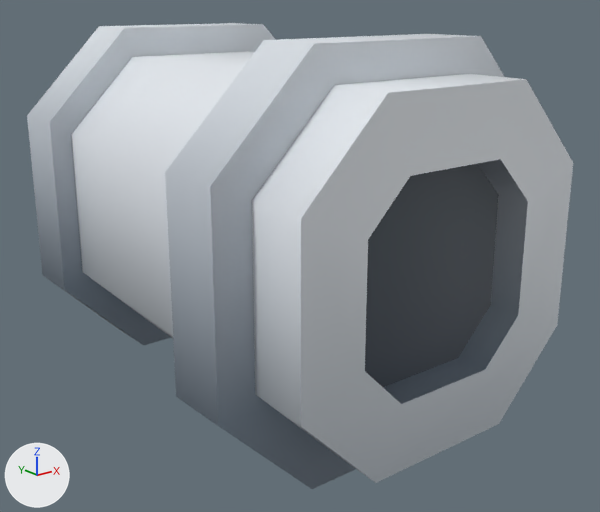
The glTF model client/public/assets/kenney-station/container-flat-open.glb, before and after one commit.
Both versions are drawn from a camera (50 mm lens) standing at (-0.792, -1.126, 0.654) and looking at (0.084, -0.031, 0.216). Lighting does not change. The marker at lower left points along +X, +Y and +Z. The picture after the commit comes second. Where no turn or scale is listed for an object, it has been applied to the vertices. Vertices at exactly the same position are counted once.

The scene before the commit, as lines of its bpy script (objects in view):
```python
me_container_flat_open = bpy.data.meshes.new('container-flat-open')
me_container_flat_open.from_pydata(...)  # 72 vertices, 132 faces; spans x -0.33..0.33, y -0.495..0.495, z -0.3..0.3
me_container_flat_open.materials.append(mat_defaultmaterial)
ob_container_flat_open = bpy.data.objects.new('container-flat-open', me_container_flat_open)
ob_container_flat_open.location = (0.03, 0.045, 0.3)
```
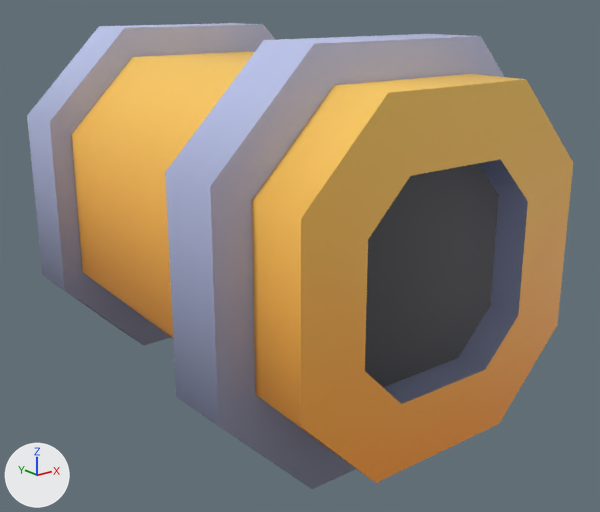
The edits, one by one:
me_container_flat_open has 72 vertices, 132 faces and spans x -0.33..0.33, y -0.495..0.495, z -0.3..0.3.
me_container_flat_open is used by ob_container_flat_open; location (0.03, 0.045, 0.3).
me_container_flat_open part 1: 27 faces centred in x -0.24..0.26, y -0.495..0.495, z 0.033..0.25 are repainted in the vertex colours; the middle colour goes from white #e2e7ed to orange #ffc255.
me_container_flat_open part 2: 27 faces centred in x -0.26..0.263, y -0.495..0.495, z -0.25..-0.028 are repainted in the vertex colours; the middle colour goes from light grey #c5ccd3 to orange #ffa940.
me_container_flat_open part 3: 28 faces centred in x -0.28..0.28, y -0.479..0.295, z -0.3..0.128 are repainted in the vertex colours; the middle colour goes from greyish blue #6c7885 to greyish blue #7d829a.
me_container_flat_open part 4: 26 faces centred in x -0.28..0.28, y -0.479..0.295, z 0.106..0.3 are repainted in the vertex colours; the middle colour goes from light grey #bec5cd to blue #aeb6da.
me_container_flat_open part 5: 24 faces centred in x -0.33..0.33, y -0.479..0.295, z -0.128..0.05 are repainted in the vertex colours; the middle colour goes from grey #8d99a4 to greyish blue #979ebe.

Where the change shows, as pixel boxes (x1, y1, x2, y2) in the pictures (600 x 512 px):
part 1 of me_container_flat_open, recoloured (white to orange): (71, 51, 573, 370) in both
part 2 of me_container_flat_open, recoloured (light grey to orange): (80, 165, 573, 483) in both
part 3 of me_container_flat_open, recoloured: (47, 164, 492, 489) in both
part 4 of me_container_flat_open, recoloured: (27, 23, 527, 201) in both
part 5 of me_container_flat_open, recoloured: (27, 116, 528, 426) in both
